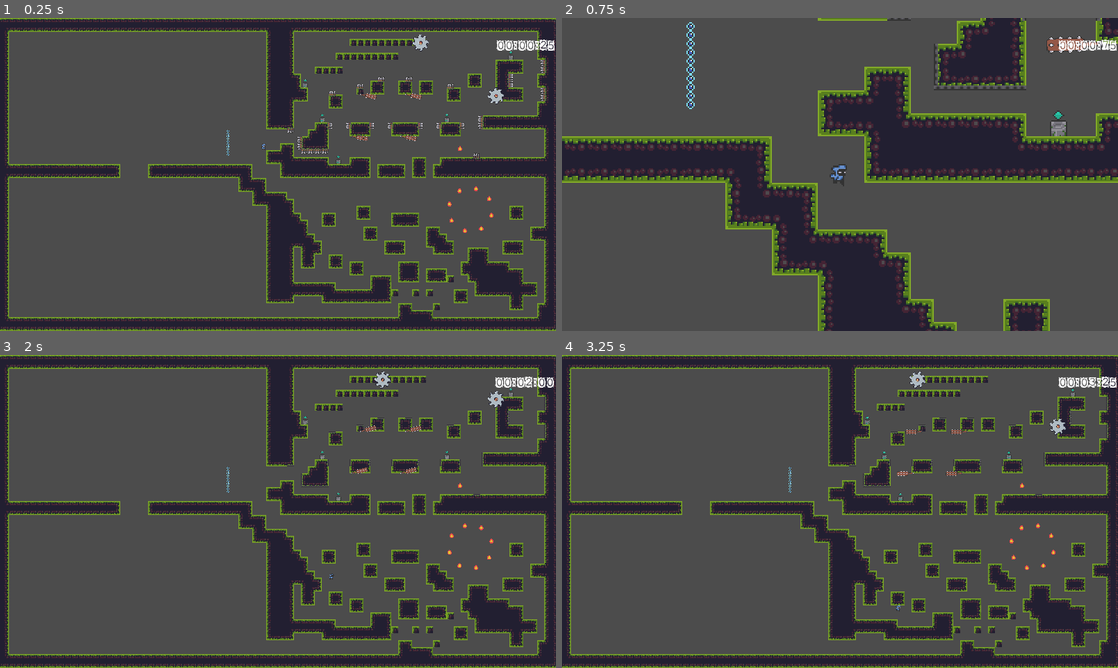
Above: before the commit, frames 1-4 (two rows, left to right).
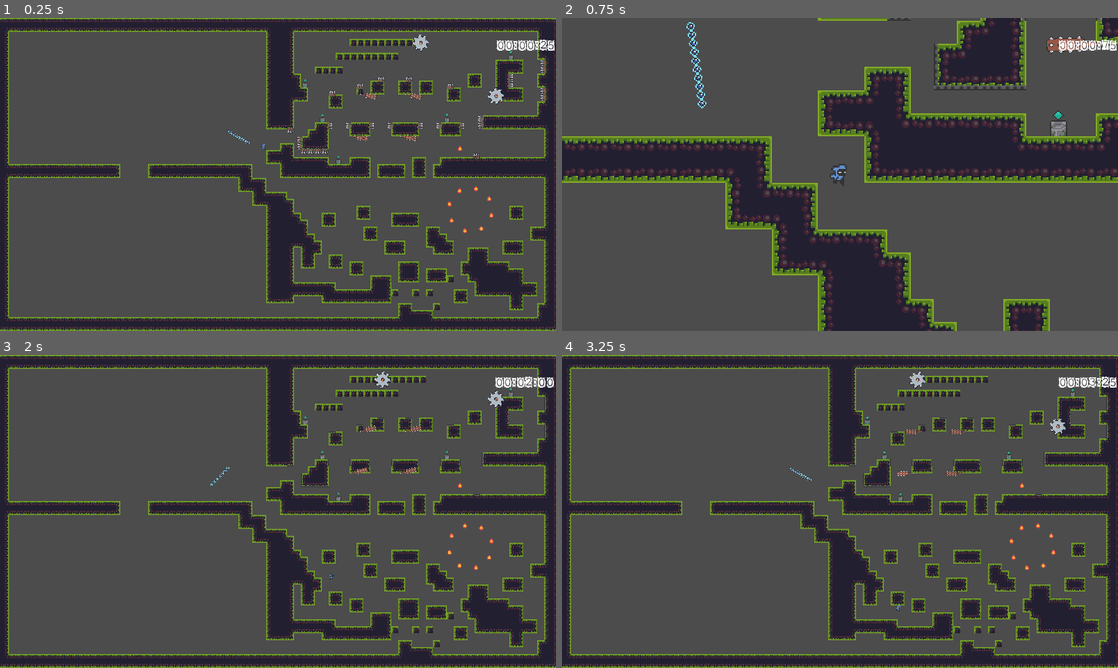
Above: after the commit, the same moments.

Repository: Mike149x/2DGameDraft
Game: Godot game, scene res://Scenes/Level1.tscn
Two runs of this game, one before a commit and one after it. Both use one fixed random seed, a clock stepped at 60 frames per second and the inputs below.
Inputs:
- Up to frame 1 (0.25 s): no input
- Up to frame 2 (0.75 s): hold D (right) from 0.53 s (still down); tap Z (zoom) at 0.6 s
- Up to frame 3 (2 s): keep holding D (right); tap Space (jump) at 0.77, 1.52 s; tap Z (zoom) at 1.35 s
- Up to frame 4 (3.25 s): release D (right) at 2.03 s; hold A (left) 2.03-2.78 s; tap Z (zoom) at 2.1, 2.85 s; hold D (right) from 2.78 s (still down); tap Space (jump) at 3.02 s

The runs differ from the first frame. In frame 1, less than 0.1% of the frame differs, in the area x 40-45%, y 35-44%; in frame 2, 0.4%, in the area x 22-26%, y 1-30%; in frame 3, less than 0.1%; in frame 4, less than 0.1%.

Commit message:
RopeSwing Work

Diff:
--- a/2DGameDraft/Scenes/RopeSwing.tscn
+++ b/2DGameDraft/Scenes/RopeSwing.tscn
@@ -6,9 +6,33 @@
 [sub_resource type="CircleShape2D" id=1]
 radius = 2.0
 
+[sub_resource type="Animation" id=3]
+length = 0.001
+tracks/0/type = "bezier"
+tracks/0/path = NodePath(".:rotation_degrees")
+tracks/0/interp = 1
+tracks/0/loop_wrap = true
+tracks/0/imported = false
+tracks/0/enabled = true
+tracks/0/keys = {
+"points": PoolRealArray( 0, -0.25, 0, 0.25, 0 ),
+"times": PoolRealArray( 0 )
+}
+
 [sub_resource type="Animation" id=2]
 resource_name = "SwingingRope"
 length = 3.0
+loop = true
+tracks/0/type = "bezier"
+tracks/0/path = NodePath(".:rotation_degrees")
+tracks/0/interp = 1
+tracks/0/loop_wrap = true
+tracks/0/imported = false
+tracks/0/enabled = true
+tracks/0/keys = {
+"points": PoolRealArray( -62.5, -0.25, 0, 1, -0.257702, 62.5, -0.9, 0.128098, 1, -0.354156, -62.5, -1, -0.257702, 0.25, 0 ),
+"times": PoolRealArray( 0, 1.5, 3 )
+}
 
 [node name="RopeSwing" type="Node2D"]
 script = ExtResource( 2 )
@@ -110,4 +134,6 @@
 shape = SubResource( 1 )
 
 [node name="AnimationPlayer" type="AnimationPlayer" parent="."]
+autoplay = "SwingingRope"
+anims/RESET = SubResource( 3 )
 anims/SwingingRope = SubResource( 2 )
Not shown: 1 places in 2DGameDraft/Scenes/RopeSwing.tscn that only renumber resources
